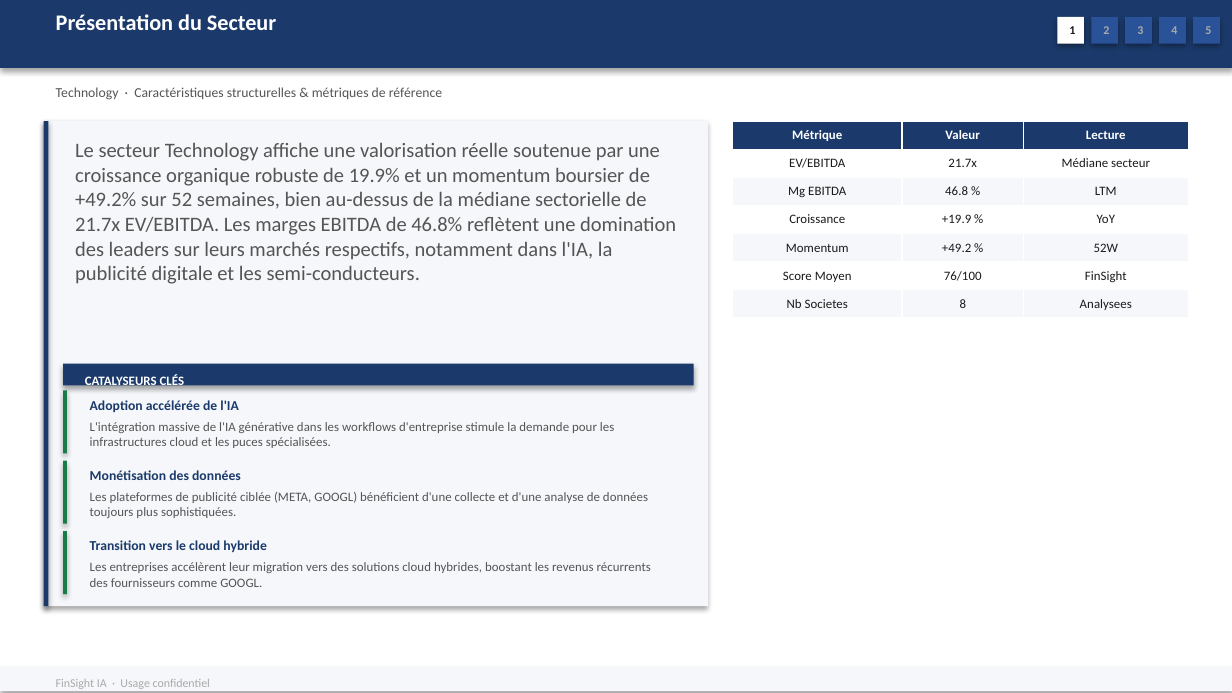
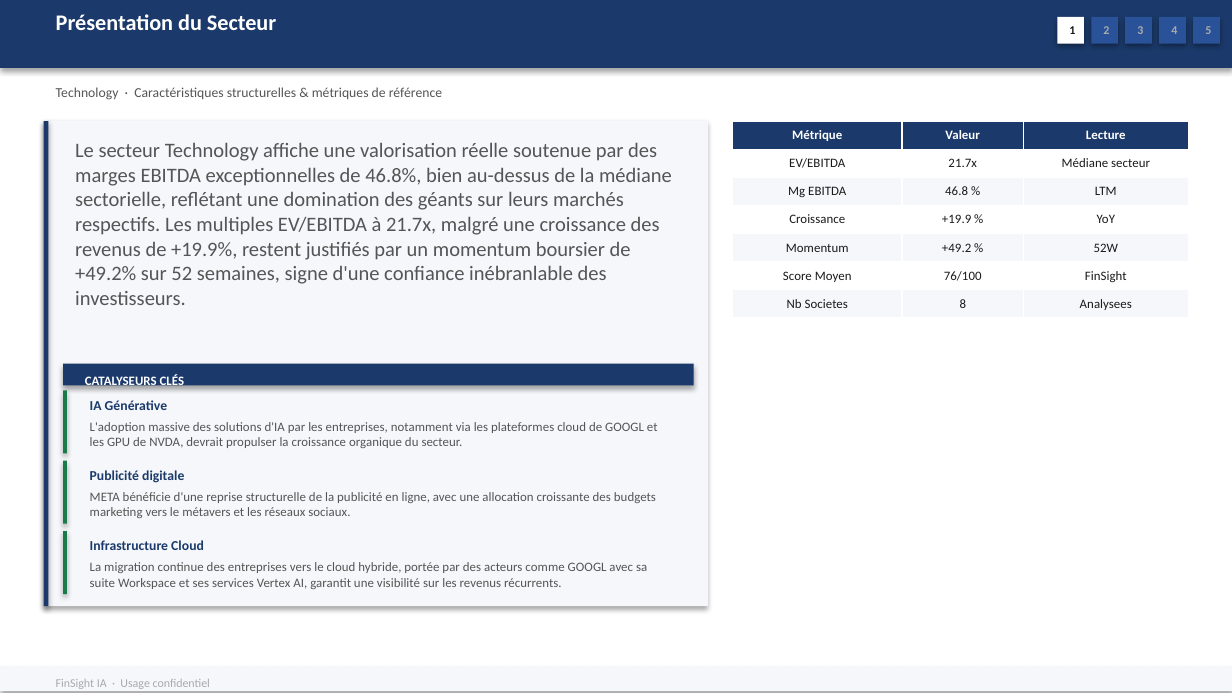
Before and after one commit to baptistejeh07-art/finsight-ia, a slide deck: slide 5 of preview/secteur_Technology_S&P_500/secteur_Technology_S&P_500.pptx. Drawn at 1232x693 pixels with LibreOffice and Linux fonts; fonts in the diff are those of the drawing. Boxes give left, top, right and bottom in pixels: in the first picture for what was removed or moved away, otherwise in the second. Text is boxed around its words. In the diff, an @@ line names an element or a change of style, - is before the commit and + after.

Commit message:
chore(preview): secteur_Technology_S&P_500 outputs regeneres

```diff
--- a/preview/secteur_Technology_S&P_500/secteur_Technology_S&P_500.pptx
+++ b/preview/secteur_Technology_S&P_500/secteur_Technology_S&P_500.pptx
@@ text at bbox=[75, 142, 672, 305]: text changed @@
-Le secteur Technology affiche une valorisation réelle soutenue par une croissance organique robuste de 19.9% et un momentum boursier de +49.2% sur 52 semaines, bien au-dessus de la médiane sectorielle de 21.7x EV/EBITDA. Les marges EBITDA de 46.8% reflètent une domination des leaders sur leurs marchés respectifs, notamment dans l'IA, la publicité digitale et les semi-conducteurs.
+Le secteur Technology affiche une valorisation réelle soutenue par des marges EBITDA exceptionnelles de 46.8%, bien au-dessus de la médiane sectorielle, reflétant une domination des géants sur leurs marchés respectifs. Les multiples EV/EBITDA à 21.7x, malgré une croissance des revenus de +19.9%, restent justifiés par un momentum boursier de +49.2% sur 52 semaines, signe d'une confiance inébranlable des investisseurs.
@@ text at bbox=[90, 400, 167, 410]: text changed @@
-Adoption accélérée de l'IA
+IA Générative
@@ text at bbox=[90, 422, 658, 448]: text changed @@
-L'intégration massive de l'IA générative dans les workflows d'entreprise stimule la demande pour les infrastructures cloud et les puces spécialisées.
+L'adoption massive des solutions d'IA par les entreprises, notamment via les plateformes cloud de GOOGL et les GPU de NVDA, devrait propulser la croissance organique du secteur.
@@ text at bbox=[90, 470, 184, 483]: text changed @@
-Monétisation des données
+Publicité digitale
@@ text at bbox=[90, 492, 656, 518]: text changed @@
-Les plateformes de publicité ciblée (META, GOOGL) bénéficient d'une collecte et d'une analyse de données toujours plus sophistiquées.
+META bénéficie d'une reprise structurelle de la publicité en ligne, avec une allocation croissante des budgets marketing vers le métavers et les réseaux sociaux.
@@ text at bbox=[90, 540, 204, 550]: text changed @@
-Transition vers le cloud hybride
+Infrastructure Cloud
@@ text at bbox=[90, 562, 647, 589]: text changed @@
-Les entreprises accélèrent leur migration vers des solutions cloud hybrides, boostant les revenus récurrents des fournisseurs comme GOOGL.
+La migration continue des entreprises vers le cloud hybride, portée par des acteurs comme GOOGL avec sa suite Workspace et ses services Vertex AI, garantit une visibilité sur les revenus récurrents.
```
Also in this commit, not shown: 5 other slides changed, 2 other files.
